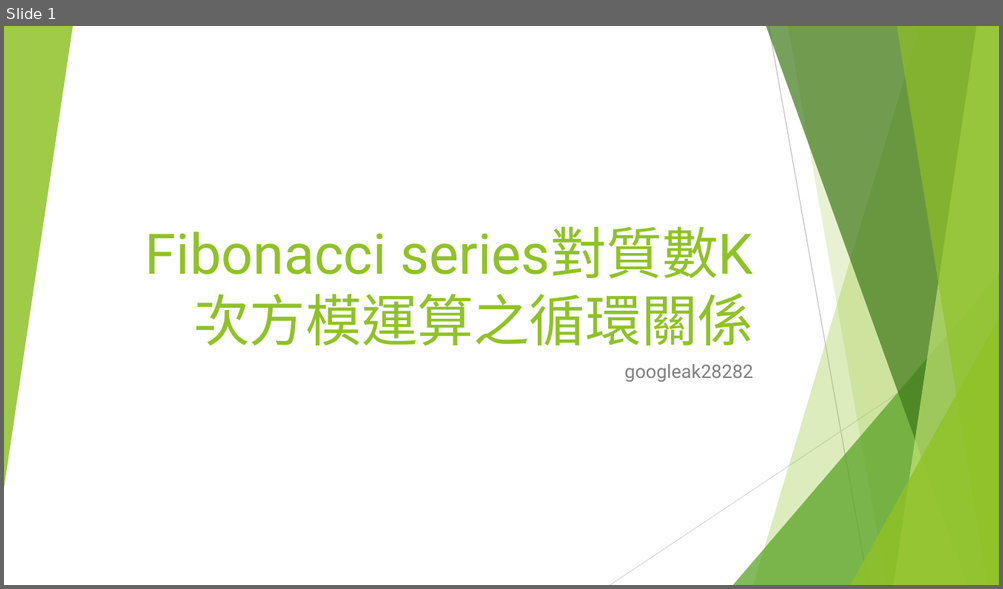
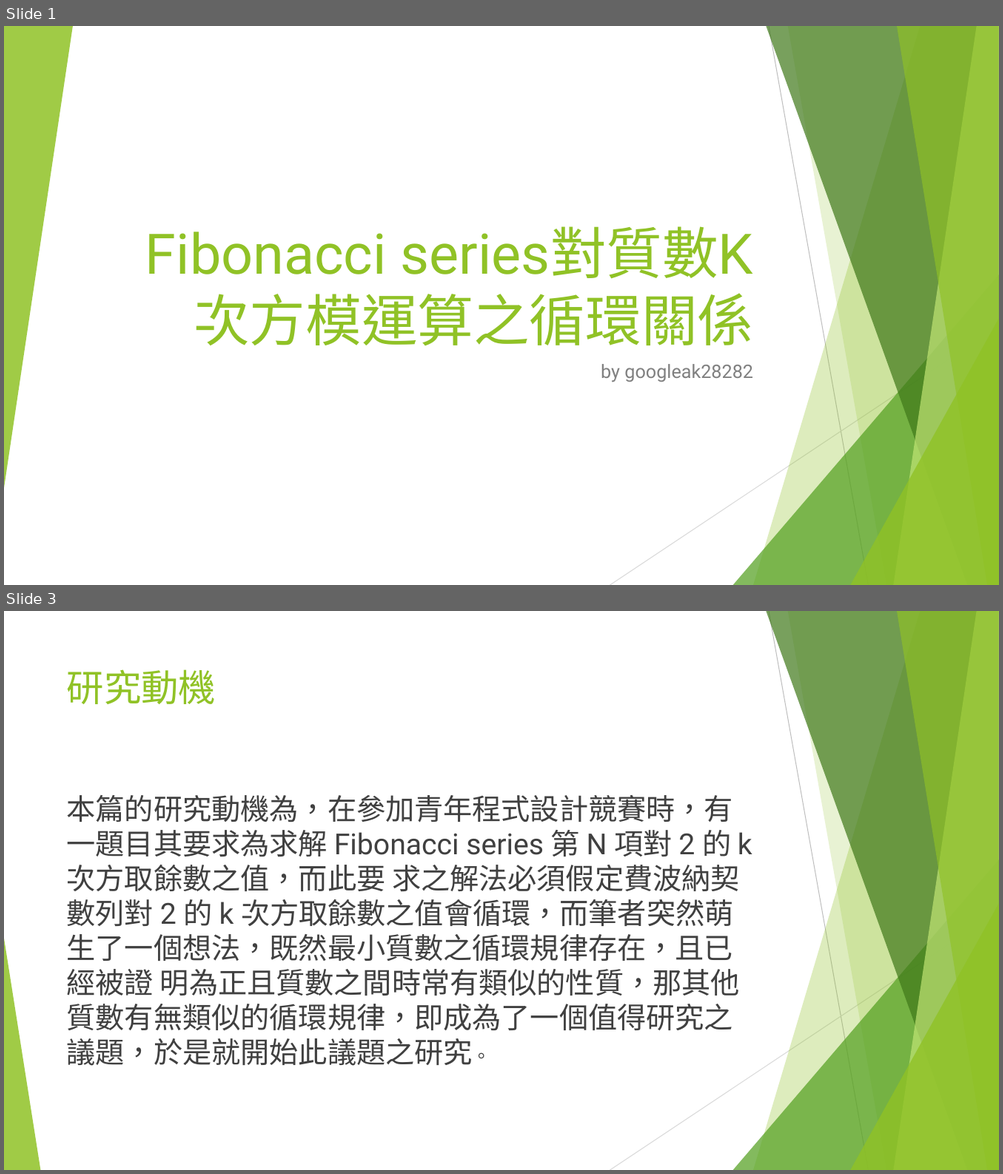
Before and after one commit to googleak28282/-, a slide deck: 二維線段樹.pptx. Shown one above the other, each under a label of ours: slide 1 before the commit, slides 1 and 3 after it; the slides between them are not shown. The pictures are 1003x589 and 1003x1174 pixels, drawn with LibreOffice and Linux fonts; fonts in the diff are those of the drawing. Boxes give left, top, right and bottom in pixels: in the first picture for what was removed or moved away, otherwise in the second. Text is boxed around its words. In the diff, an @@ line names an element or a change of style, - is before the commit and + after.

```diff
--- a/二維線段樹.pptx
+++ b/二維線段樹.pptx
@@ slide 3 added at [4, 611, 999, 1170], background #FFFFFF; not listed: 9 template elements that a slide beside it also shows @@
@@ title added at [67, 669, 216, 704], 36 pt, text #90C226 @@
+研究動機
@@ text added at [67, 795, 752, 1066], 28 pt, text #404040 @@
+本篇的研究動機為，在參加青年程式設計競賽時，有一題目其要求為求解 Fibonacci series 第 N 項對 2 的 k 次方取餘數之值，而此要 求之解法必須假定費波納契數列對 2 的 k 次方取餘數之值會循環，而筆者突然萌生了一個想法，既然最小質數之循環規律存在，且已經被證 明為正且質數之間時常有類似的性質，那其他質數有無類似的循環規律，即成為了一個值得研究之議題，於是就開始此議題之研究。
@@ triangle added at [4, 939, 40, 1170], fill #90C226 at 85% opacity @@
@@ slide 1 changed as well @@
@@ subtitle at [600, 364, 753, 383]: text changed @@
-googleak28282
+by googleak28282
```
Also in this commit, not shown: 13 other slides added, 5 other files.
